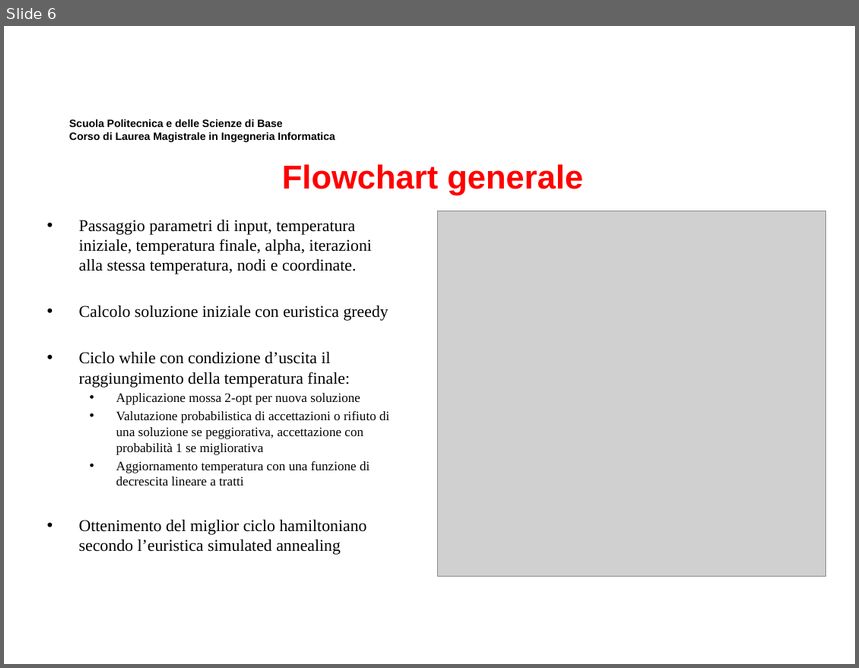
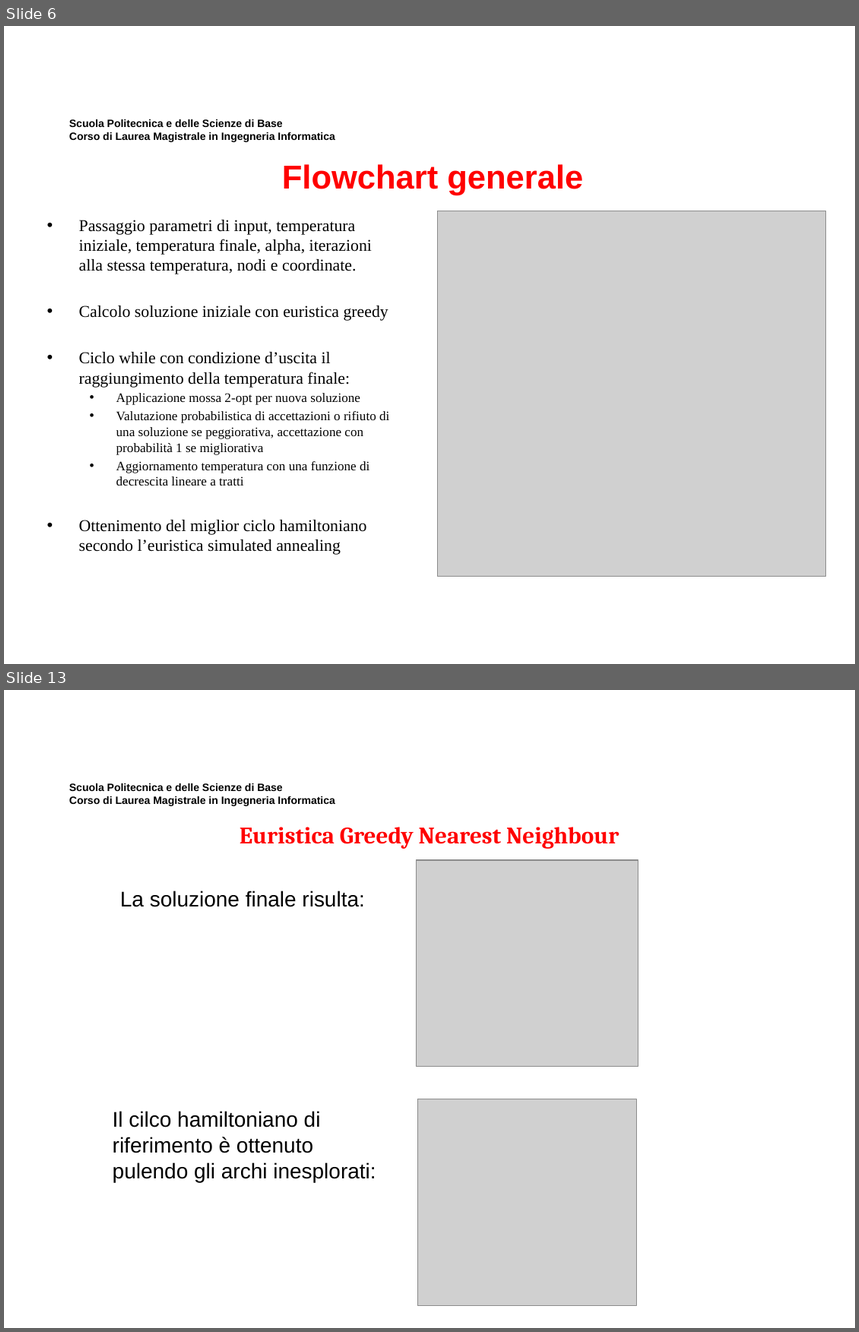
Before and after one commit to MicheleMaresca98/TSP-SimulatedAnnealing, a slide deck: Presentazione Elaborato Ricerca Operativa.pptx. Shown one above the other, each under a label of ours: slide 6 before the commit, slides 6 and 13 after it; the slides between them are not shown. The pictures are 859x668 and 859x1332 pixels, drawn with LibreOffice and Linux fonts; fonts in the diff are those of the drawing; grey boxes stand for pictures; background and template pictures are left out. Boxes give left, top, right and bottom in pixels: in the first picture for what was removed or moved away, otherwise in the second. Text is boxed around its words. In the diff, an @@ line names an element or a change of style, - is before the commit and + after.

```diff
--- a/Presentazione Elaborato Ricerca Operativa.pptx
+++ b/Presentazione Elaborato Ricerca Operativa.pptx
@@ slide 13 added at <box>4,690,855,1328</box>, background #FFFFFF; not listed: 1 template element that a slide beside it also shows @@
@@ title added at <box>240,827,620,848</box>, 20 pt, text #FF0000, bold @@
+Euristica Greedy Nearest Neighbour
@@ picture added at <box>417,860,639,1066</box> @@
@@ text added at <box>120,891,364,907</box>, 18 pt, text #000000 @@
+La soluzione finale risulta:
@@ picture added at <box>417,1100,637,1306</box> @@
@@ text added at <box>113,1111,376,1182</box>, 18 pt, text #000000 @@
+Il cilco hamiltoniano di riferimento è ottenuto pulendo gli archi inesplorati:
```
Also in this commit, not shown: 15 other slides added, 21 slides removed, 9 other files.
